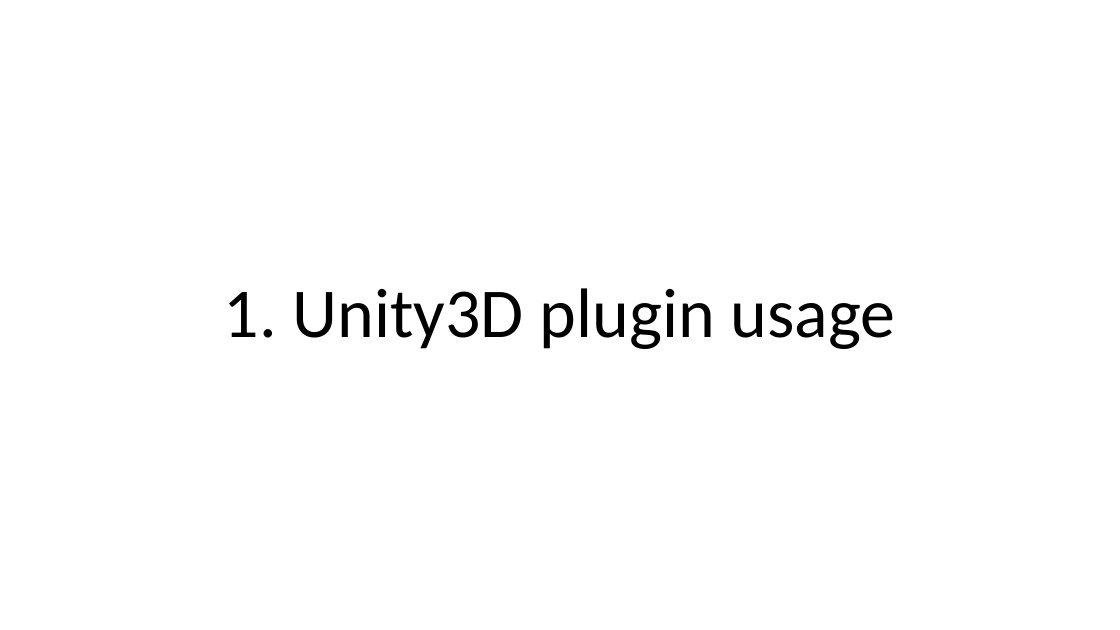
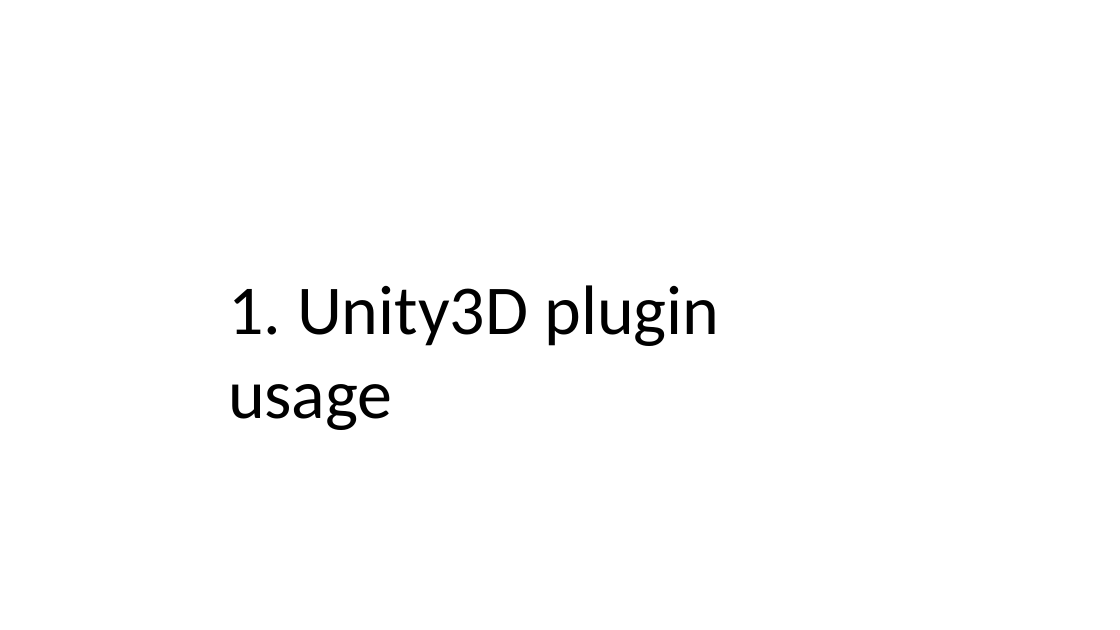
Before and after one commit to ebadier/ViveTrackers, a slide deck: slide 2 of Doc/ViveTrackersDocumentation.pptx. Drawn at 1120x630 pixels with LibreOffice and Linux fonts; fonts in the diff are those of the drawing. Boxes give left, top, right and bottom in pixels: in the first picture for what was removed or moved away, otherwise in the second. Text is boxed around its words. In the diff, an @@ line names an element or a change of style, - is before the commit and + after.

```diff
--- a/Doc/ViveTrackersDocumentation.pptx
+++ b/Doc/ViveTrackersDocumentation.pptx
@@ title "1. Unity3D plugin usage" at [228, 285, 719, 430]: letter spacing 0 to -0.1 pt in "usage"; alignment centre to left; indent changed; line spacing 0.9 to 1; more space between paragraphs; vertical alignment middle to top @@
```
Also in this commit, not shown: 11 other slides changed, 1 other file.
